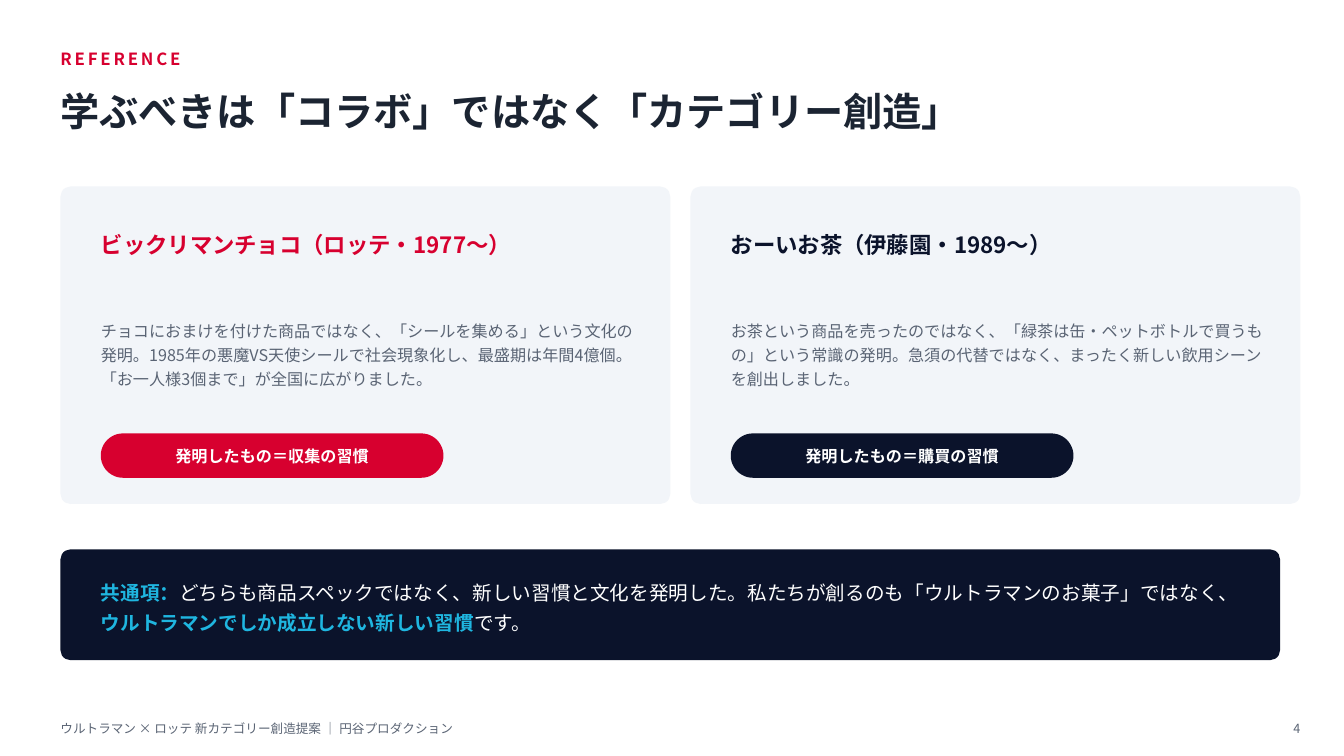
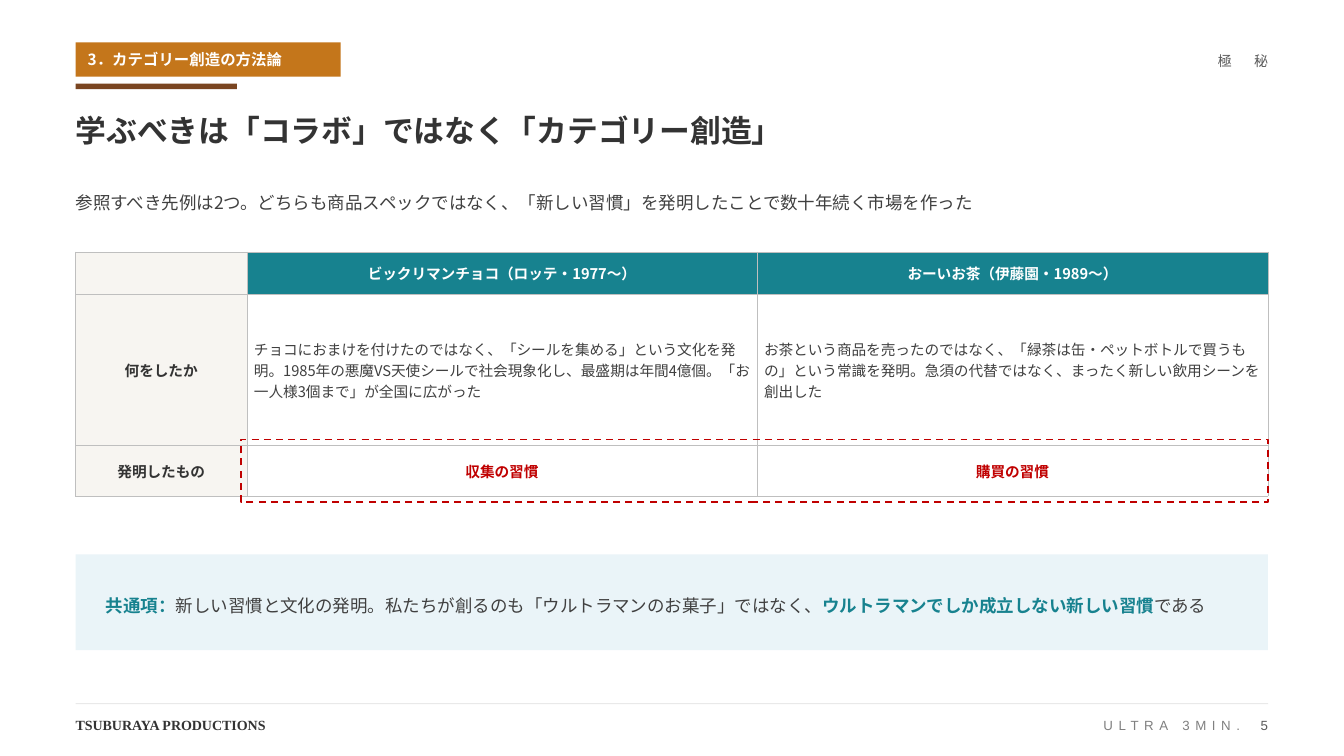
Before and after one commit to hayatoshintani-spe/kessho-lens, a slide deck: slide 5 of docs/proposals/lotte-ultraman-category-proposal.pptx (slide 4 before the commit). Drawn at 1344x756 pixels with LibreOffice and Linux fonts; fonts in the diff are those of the drawing. Boxes give left, top, right and bottom in pixels: in the first picture for what was removed or moved away, otherwise in the second. Text is boxed around its words. In the diff, an @@ line names an element or a change of style, - is before the commit and + after.

```diff
--- a/docs/proposals/lotte-ultraman-category-proposal.pptx
+++ b/docs/proposals/lotte-ultraman-category-proposal.pptx
@@ text removed at [60,52,180,66] @@
-REFERENCE
@@ rectangle added at [76,42,341,77], fill #C4761B @@
@@ text added at [88,52,282,67], 11 pt, text #FFFFFF, bold @@
+3．カテゴリー創造の方法論
@@ text added at [1218,54,1268,67], 10 pt, text #595959 @@
+極 秘
@@ rectangle added at [76,84,237,90], fill #7A4521 @@
@@ text "学ぶべきは「コラボ」ではなく「カテゴリー創造」": place and size @@
-text "学ぶべきは「コラボ」ではなく「カテゴリー創造」" at [60,92,960,130]
+text "学ぶべきは「コラボ」ではなく「カテゴリー創造」" at [76,115,783,145]
@@ text "学ぶべきは「コラボ」ではなく「カテゴリー創造」" at [76,115,783,145]: size 28 to 22 pt, text colour #1B2432 to #333333 @@
@@ rounded rectangle removed at [60,187,670,504] @@
@@ text added at [76,194,973,211], 12.5 pt, text #404040 @@
+参照すべき先例は2つ。どちらも商品スペックではなく、「新しい習慣」を発明したことで数十年続く市場を作った
@@ rounded rectangle removed at [691,187,1301,504] @@
@@ text removed at [101,234,511,255] @@
-ビックリマンチョコ（ロッテ・1977〜）
@@ text removed at [731,234,1052,255] @@
-おーいお茶（伊藤園・1989〜）
@@ table added at [76,252,1268,483], 3 rows, 3 columns @@
+ | ビックリマンチョコ（ロッテ・1977〜） | おーいお茶（伊藤園・1989〜）
+何をしたか | チョコにおまけを付けたのではなく、「シールを集める」という文化を発明。1985年の悪魔VS天使シールで社会現象化し、最盛期は年間4億個。「お一人様3個まで」が全国に広がった | お茶という商品を売ったのではなく、「緑茶は缶・ペットボトルで買うもの」という常識を発明。急須の代替ではなく、まったく新しい飲用シーンを創出した
+発明したもの | 収集の習慣 | 購買の習慣
@@ text removed at [101,323,633,387] @@
-チョコにおまけを付けた商品ではなく、「シールを集める」という文化の発明。1985年の悪魔VS天使シールで社会現象化し、最盛期は年間4億個。「お一人様3個まで」が全国に広がりました。
@@ text removed at [731,323,1263,386] @@
-お茶という商品を売ったのではなく、「緑茶は缶・ペットボトルで買うもの」という常識の発明。急須の代替ではなく、まったく新しい飲用シーンを創出しました。
@@ rounded rectangle removed at [101,434,444,478] @@
@@ text removed at [175,448,368,464] @@
-発明したもの＝収集の習慣
@@ rectangle added at [241,440,1268,502], outline #C00000 1.25 pt dashed @@
@@ rounded rectangle removed at [731,434,1074,478] @@
@@ text removed at [805,448,998,464] @@
-発明したもの＝購買の習慣
@@ rounded rectangle removed at [60,549,1280,660] @@
@@ rectangle added at [76,555,1268,650], fill #EAF4F8 @@
@@ text at [106,597,1207,614]: text changed; size 14 to 12.5 pt; text colour #FFFFFF to #404040 @@
-共通項：どちらも商品スペックではなく、新しい習慣と文化を発明した。私たちが創るのも「ウルトラマンのお菓子」ではなく、ウルトラマンでしか成立しない新しい習慣です。
+共通項：新しい習慣と文化の発明。私たちが創るのも「ウルトラマンのお菓子」ではなく、ウルトラマンでしか成立しない新しい習慣である
@@ line added from (76, 704) to (1268, 704), #E9E9E9 0.75 pt @@
@@ text removed at [60,722,453,734] @@
-ウルトラマン × ロッテ 新カテゴリー創造提案 ｜ 円谷プロダクション
@@ text added at [76,720,265,730], 10 pt, text #333333, bold @@
+TSUBURAYA PRODUCTIONS
@@ text added at [1261,721,1268,730], 9.5 pt, text #808080 @@
+ULTRA 3MIN. 5
@@ text removed at [1293,724,1300,733] @@
-4
```
Also in this commit, not shown: 15 other slides changed, 1 slide added.
